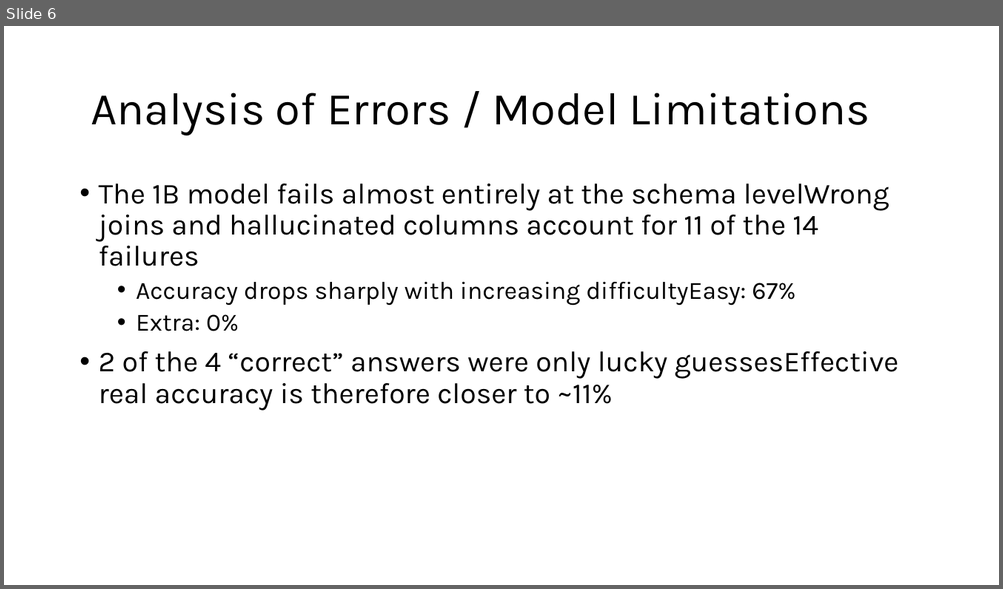
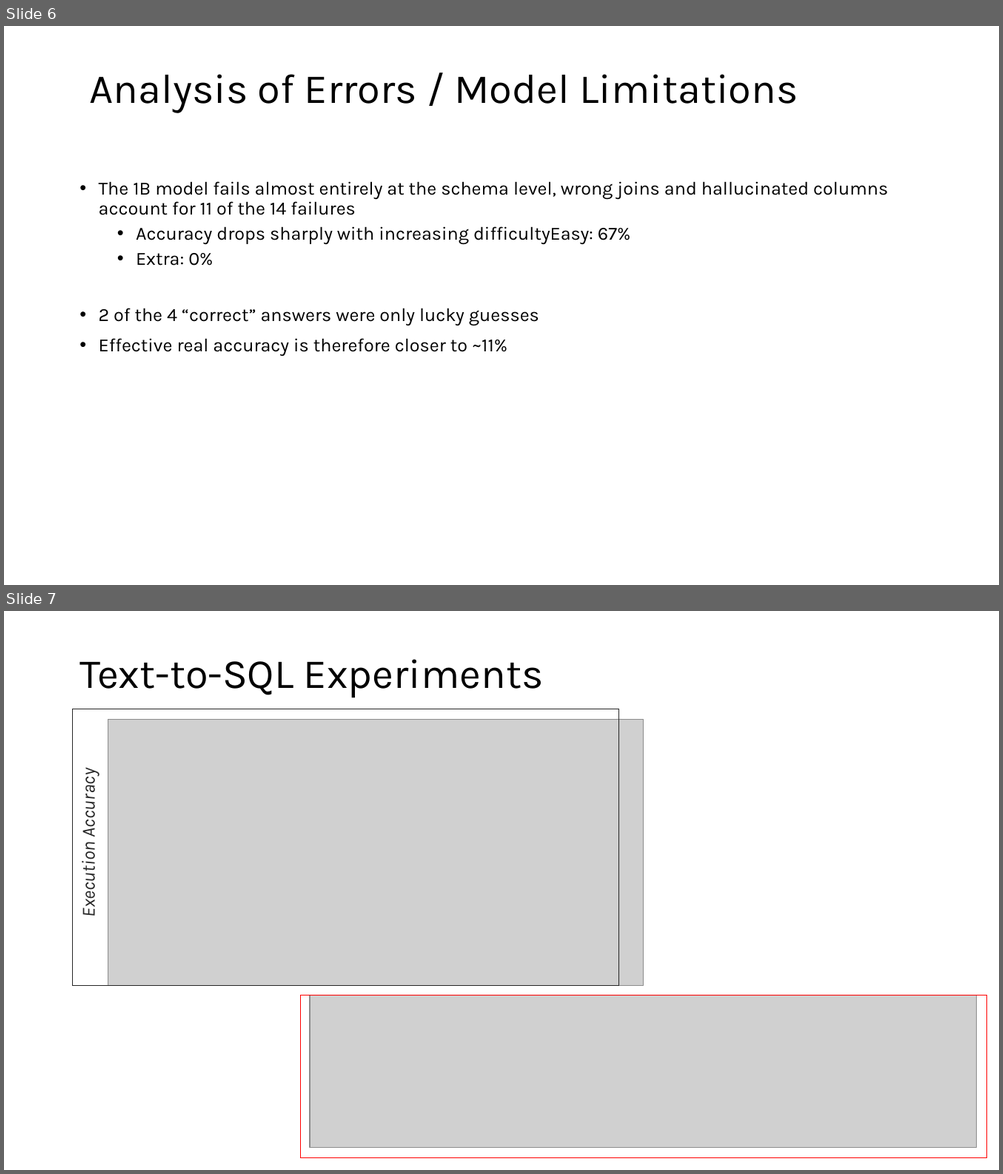
Before and after one commit to bjoern555/dwh2-text-to-sql, a slide deck: docs/DHW2_Wagner_Kryeziu_Johnson.pptx. Shown one above the other, each under a label of ours: slide 6 before the commit, slides 6 and 7 after it. The pictures are 1003x589 and 1003x1174 pixels, drawn with LibreOffice and Linux fonts; fonts in the diff are those of the drawing; grey boxes stand for pictures. Boxes give left, top, right and bottom in pixels: in the first picture for what was removed or moved away, otherwise in the second. Text is boxed around its words. In the diff, an @@ line names an element or a change of style, - is before the commit and + after.

```diff
--- a/docs/DHW2_Wagner_Kryeziu_Johnson.pptx
+++ b/docs/DHW2_Wagner_Kryeziu_Johnson.pptx
@@ slide 7 added at <box>4,611,999,1170</box>, background #FFFFFF @@
@@ text added at <box>79,659,543,698</box>, 40 pt, text #000000 @@
+Text-to-SQL Experiments
@@ rectangle added at <box>73,709,620,985</box>, outline #262626 0.75 pt @@
@@ picture added at <box>108,719,643,985</box> @@
@@ text added at <box>76,775,100,916</box>, 18 pt, text #262626, italic @@
+Execution Accuracy
@@ rectangle added at <box>300,996,986,1159</box>, outline #FF0000 0.75 pt @@
@@ picture added at <box>310,996,977,1148</box> @@
@@ slide 6 changed as well @@
@@ text "Analysis of Errors / Model ..." at <box>90,74,797,113</box>: size 44 to 40 pt @@
@@ text at <box>99,181,888,215</box>: text changed; size 28 to 18 pt @@
-• The 1B model fails almost entirely at the schema levelWrong joins and hallucinated columns account for 11 of the 14 failures
+• The 1B model fails almost entirely at the schema level, wrong joins and hallucinated columns account for 11 of the 14 failures
@@ text at <box>136,227,631,266</box>: size 24 to 18 pt in "Accuracy drops sharply with increasing difficultyEasy: 67%", "Extra: 0%" @@
@@ text at <box>99,308,539,356</box>: text changed; size 28 to 18 pt @@
-• 2 of the 4 “correct” answers were only lucky guessesEffective real accuracy is therefore closer to ~11%
+• 2 of the 4 “correct” answers were only lucky guesses
+• Effective real accuracy is therefore closer to ~11%
```
Also in this commit, not shown: 6 other slides changed, 1 other slide added, 2 slides removed.
